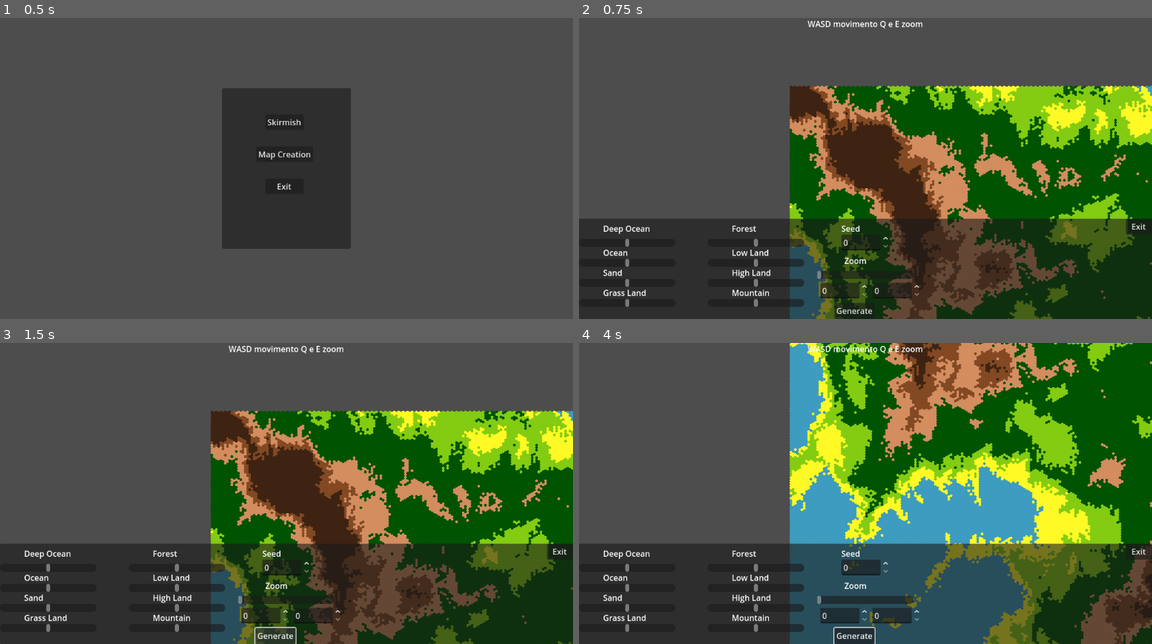
Above: before the commit, frames 1-4 (two rows, left to right).
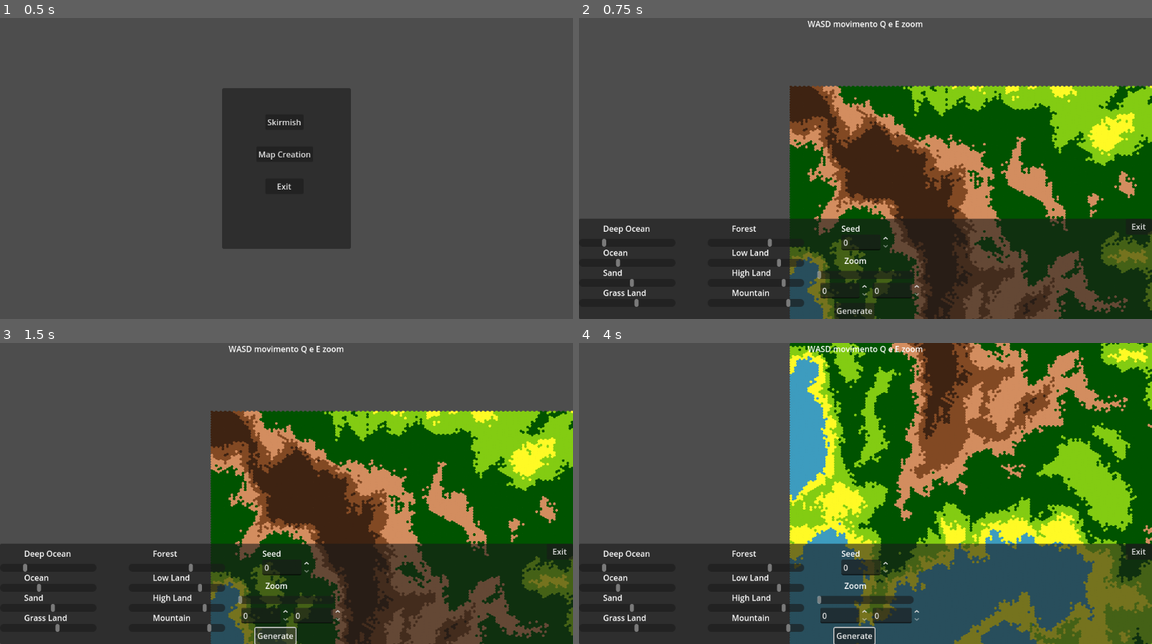
Above: after the commit, the same moments.

Repository: ThiGouvea/InfiniteHexWar
Game: Godot game, scene res://scenes/main_menu.tscn
The game is run twice, just before and just after one commit, with the same random seed, the same clock (stepped at 60 frames per second) and the same inputs.
Inputs (mouse positions are in pixels of both pictures, inside the frame that each line leads up to):
- Up to frame 1 (0.5 s): no input
- Up to frame 2 (0.75 s): click "Map Creation" at 0.5 s
- Up to frame 3 (1.5 s): click "Generate" at 1.25 s
- Up to frame 4 (4 s): click "Generate" at 2 s; click "Generate" at 2.75 s; tap Enter at 3.5 s; move the mouse to (991, 478) at 3.52 s; hold S (camera_down) from 3.53 s (still down)

Frame 1 is identical in both runs. In frame 2, 23% of the frame differs, in the area x 4-100%, y 22-100%; in frame 3, 23%; in frame 4, 40%, in the area x 4-100%, y 0-100%.

Commit message:
criando menu de skirmish

Diff:
--- a/scenes/HudMapGenerator.tscn
+++ b/scenes/HudMapGenerator.tscn
@@ -117,6 +117,7 @@
 min_value = -1.0
 max_value = 1.0
 step = 0.05
+value = -0.5
 
 [node name="OceanScroll" type="HScrollBar" parent="Panel"]
 layout_mode = 1
@@ -126,6 +127,7 @@
 min_value = -1.0
 max_value = 1.0
 step = 0.05
+value = -0.19999999999999996
 
 [node name="SandScroll" type="HScrollBar" parent="Panel"]
 layout_mode = 1
@@ -135,6 +137,7 @@
 min_value = -1.0
 max_value = 1.0
 step = 0.05
+value = 0.10000000000000009
 
 [node name="GrassLandScroll" type="HScrollBar" parent="Panel"]
 layout_mode = 1
@@ -148,6 +151,7 @@
 min_value = -1.0
 max_value = 1.0
 step = 0.05
+value = 0.19999999999999996
 
 [node name="ForestScroll" type="HScrollBar" parent="Panel"]
 layout_mode = 1
@@ -162,6 +166,7 @@
 min_value = -1.0
 max_value = 1.0
 step = 0.05
+value = 0.30000000000000004
 
 [node name="LowLandScroll" type="HScrollBar" parent="Panel"]
 layout_mode = 1
@@ -176,6 +181,7 @@
 min_value = -1.0
 max_value = 1.0
 step = 0.05
+value = 0.5
 
 [node name="HighLandScroll" type="HScrollBar" parent="Panel"]
 layout_mode = 1
@@ -190,6 +196,7 @@
 min_value = -1.0
 max_value = 1.0
 step = 0.05
+value = 0.6000000000000001
 
 [node name="MountainScroll" type="HScrollBar" parent="Panel"]
 layout_mode = 1
@@ -204,6 +211,7 @@
 min_value = -1.0
 max_value = 1.0
 step = 0.05
+value = 0.7
 
 [node name="FrequencyScroll" type="HScrollBar" parent="Panel"]
 layout_mode = 1
--- a/scenes/MapGenerator.tscn
+++ b/scenes/MapGenerator.tscn
@@ -8,7 +8,7 @@
 [sub_resource type="FastNoiseLite" id="FastNoiseLite_vhibn"]
 noise_type = 0
 seed = 155
-frequency = 0.0012
+frequency = 0.001
 fractal_type = 2
 fractal_octaves = 4
 fractal_lacunarity = 3.0
--- /dev/null
+++ b/scenes/skirmish_menu.tscn
@@ -0,0 +1,12 @@
+[gd_scene load_steps=2 format=3 uid="uid://bjhd3bvgjan4d"]
+
+[ext_resource type="Script" uid="uid://de3k6vvylmpyi" path="res://scripts/skirmish_menu.gd" id="1_ji84m"]
+
+[node name="SkirmishMenu" type="Control"]
+layout_mode = 3
+anchors_preset = 15
+anchor_right = 1.0
+anchor_bottom = 1.0
+grow_horizontal = 2
+grow_vertical = 2
+script = ExtResource("1_ji84m")
--- /dev/null
+++ b/scripts/skirmish_menu.gd
@@ -0,0 +1 @@
+extends Control
Not shown, added: scripts/skirmish_menu.gd.uid
